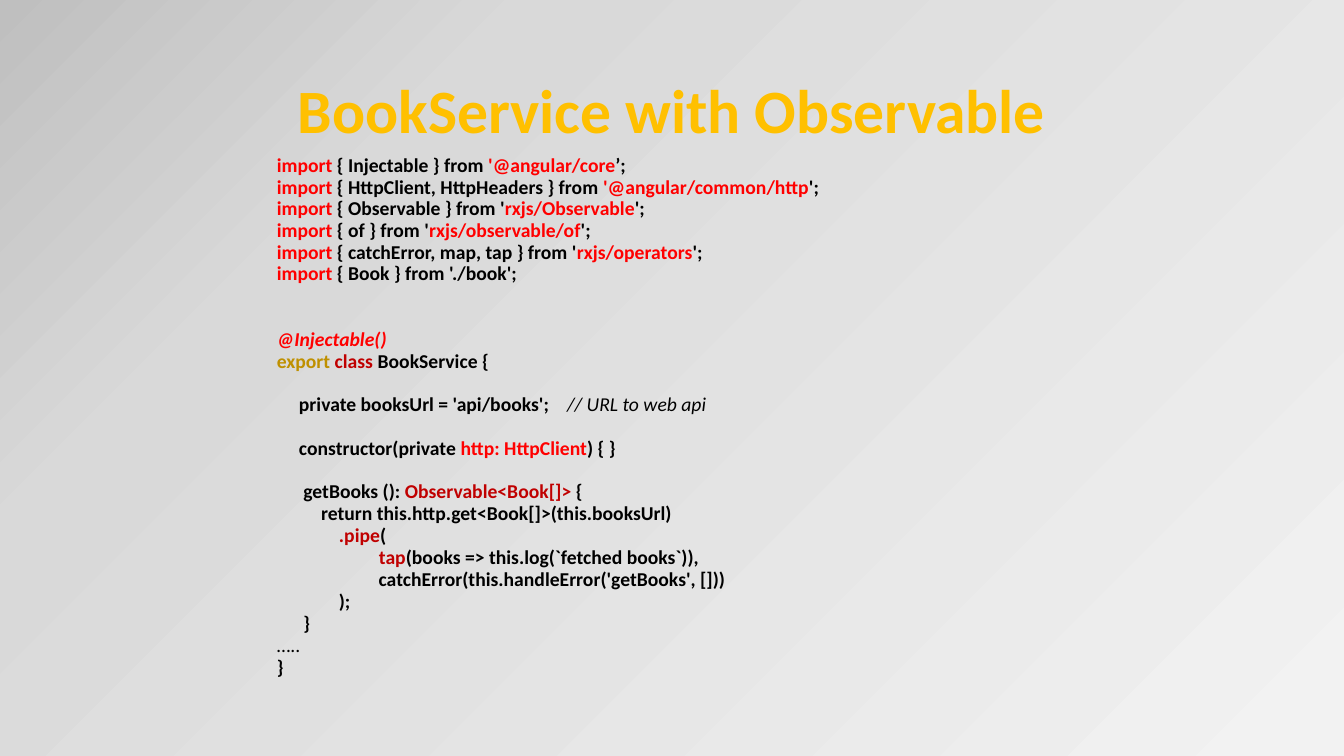
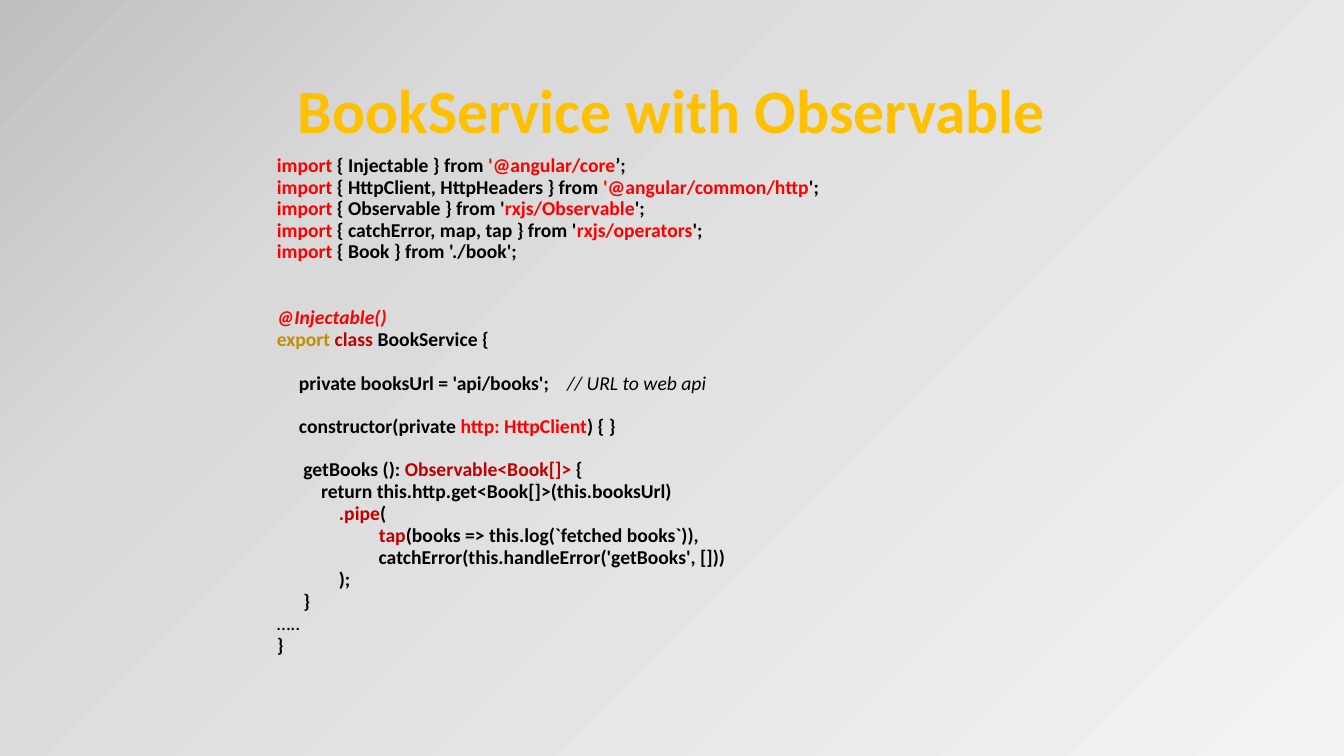
Before and after one commit to petereijgermans11/frontend-cursus, a slide deck: slide 26 of frontend-cursus/ 8 - Angular.pptx. Drawn at 1344x756 pixels with LibreOffice and Linux fonts; fonts in the diff are those of the drawing. Boxes give left, top, right and bottom in pixels: in the first picture for what was removed or moved away, otherwise in the second. Text is boxed around its words. In the diff, an @@ line names an element or a change of style, - is before the commit and + after.

```diff
--- a/frontend-cursus/ 8 - Angular.pptx
+++ b/frontend-cursus/ 8 - Angular.pptx
@@ text at (x1=277, y1=223, x2=590, y2=241): paragraph removed @@
-import { of } from 'rxjs/observable/of';
```
Also in this commit, not shown: 3 other slides changed.
